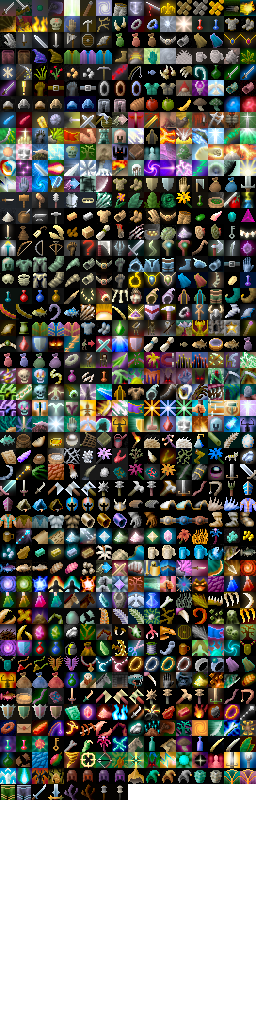
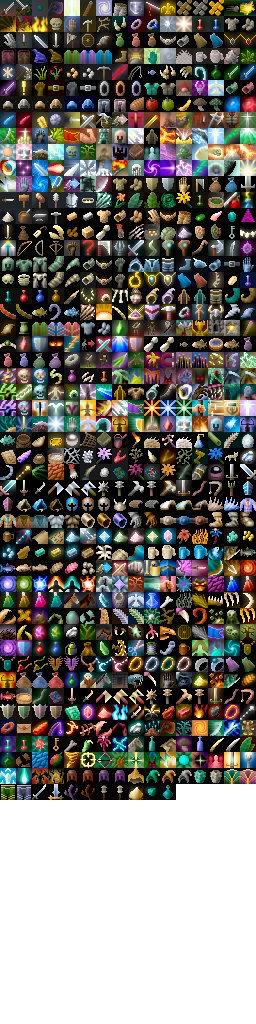
Layers edited between the first and the second 256px x 1024px image:
painted on "Background" over [128, 785, 173, 800]
painted on "shade" over [128, 784, 176, 800]
